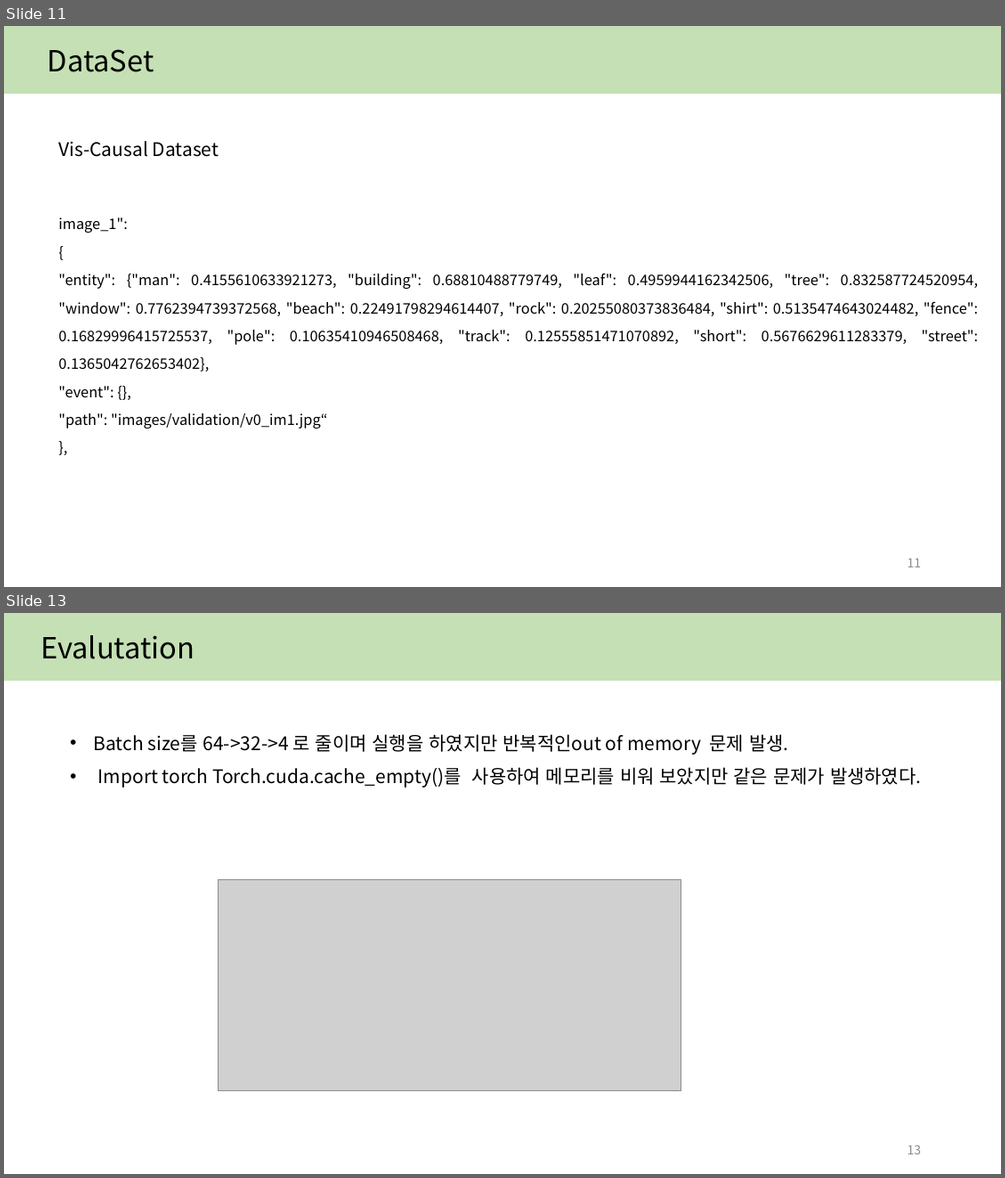
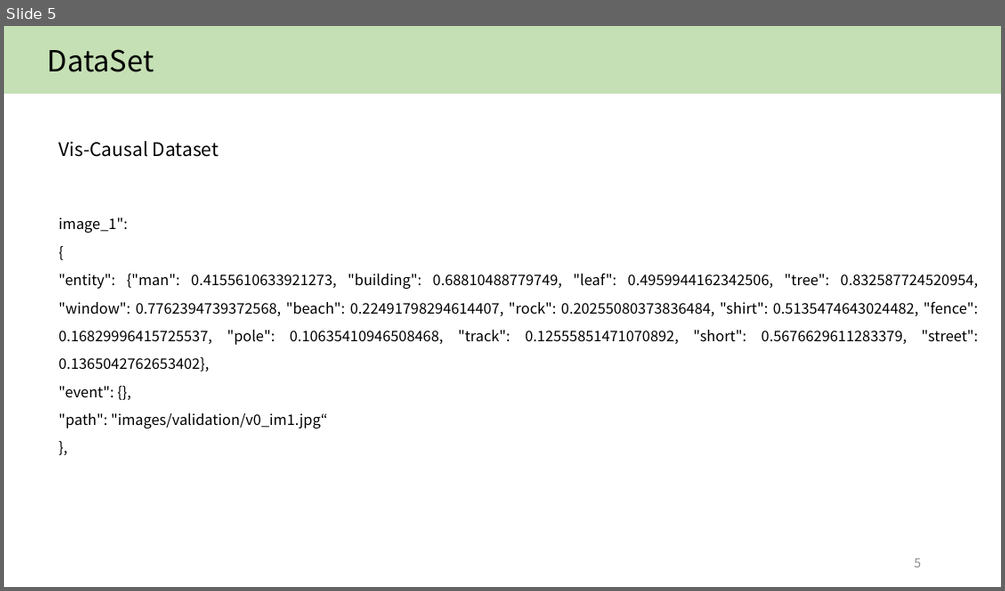
Before and after one commit to yejin087/study_image_caption, a slide deck: 3주차.pptx. Shown one above the other, each under a label of ours: slides 11 and 13 before the commit, slide 5 after it; the slides between them are not shown. The pictures are 1005x1178 and 1005x591 pixels, drawn with LibreOffice and Linux fonts; fonts in the diff are those of the drawing; grey boxes stand for pictures. Boxes give left, top, right and bottom in pixels: in the first picture for what was removed or moved away, otherwise in the second. Text is boxed around its words. In the diff, an @@ line names an element or a change of style, - is before the commit and + after.

```diff
--- a/3주차.pptx
+++ b/3주차.pptx
@@ slide 13 removed at [4, 613, 1001, 1174], background #FFFFFF @@
@@ rectangle removed at [4, 613, 1001, 681] @@
@@ text removed at [40, 635, 194, 659] @@
-Evalutation
@@ text removed at [93, 734, 921, 787] @@
-• Batch size를 64->32->4 로 줄이며 실행을 하였지만 반복적인out of memory 문제 발생.
-• Import torch Torch.cuda.cache_empty()를 사용하여 메모리를 비워 보았지만 같은 문제가 발생하였다.
@@ picture removed at [218, 880, 681, 1091] @@
@@ page number removed at [907, 1145, 922, 1154] @@
-13
@@ what was slide 11 is now slide 5 @@
@@ page number at [914, 558, 921, 567]: text changed @@
-11
+5
```
Also in this commit, not shown: 5 slides changed, 5 slides added, 3 other slides removed, 5 other files.
